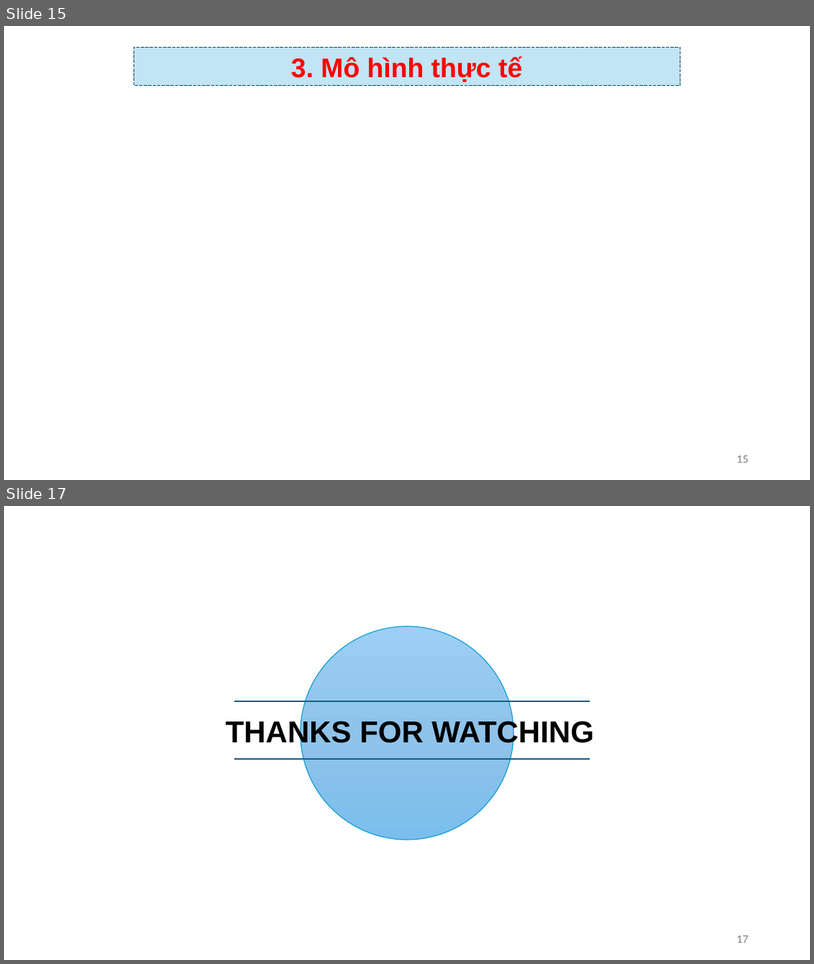
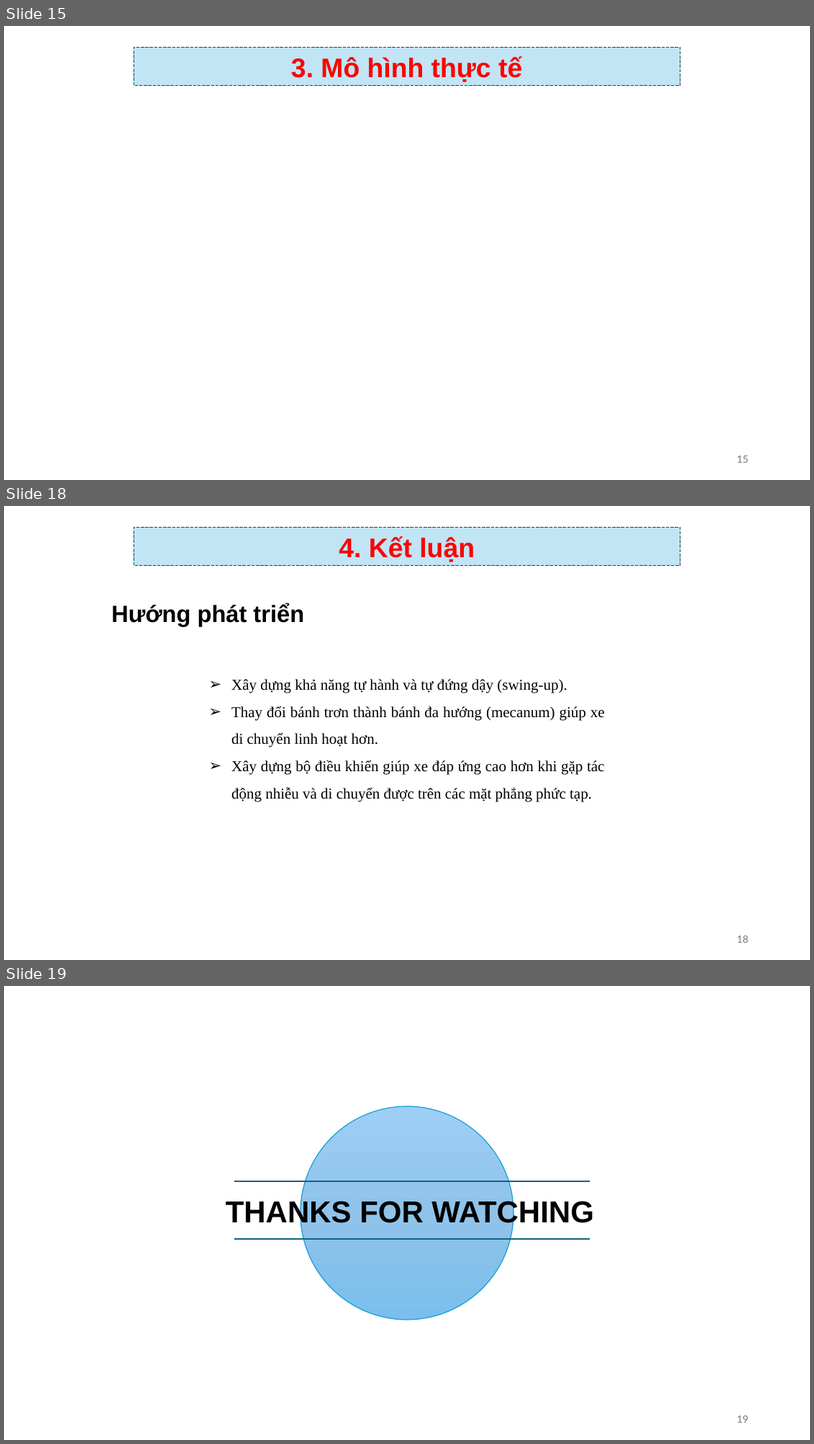
Before and after one commit to TIENPHAT2003/STM32, a slide deck: BaoCaoDADKTD.pptx. Shown one above the other, each under a label of ours: slides 15 and 17 before the commit, slides 15, 18 and 19 after it; the slides between them are not shown. The pictures are 814x964 and 814x1444 pixels, drawn with LibreOffice and Linux fonts; fonts in the diff are those of the drawing; background and template pictures are left out. Boxes give left, top, right and bottom in pixels: in the first picture for what was removed or moved away, otherwise in the second. Text is boxed around its words. In the diff, an @@ line names an element or a change of style, - is before the commit and + after.

Commit message:
Thêm Kết luận

```diff
--- a/BaoCaoDADKTD.pptx
+++ b/BaoCaoDADKTD.pptx
@@ slide 18 added at [4, 506, 810, 960], background #FFFFFF @@
@@ rectangle added at [134, 527, 680, 566], fill #C1E5F5, outline #104862 0.75 pt dashed, 32 pt, text #FF0000, bold @@
+4. Kết luận
@@ text added at [111, 603, 304, 626], 28 pt, text #000000, bold @@
+Hướng phát triển
@@ text added at [232, 679, 605, 802], 18 pt, text #000000 @@
+➢ Xây dựng khả năng tự hành và tự đứng dậy (swing-up).
+➢ Thay đổi bánh trơn thành bánh đa hướng (mecanum) giúp xe di chuyển linh hoạt hơn.
+➢ Xây dựng bộ điều khiển giúp xe đáp ứng cao hơn khi gặp tác động nhiễu và di chuyển được trên các mặt phẳng phức tạp.
@@ page number added at [737, 935, 748, 942], 12 pt, text #797979 @@
+18
@@ what was slide 17 is now slide 19 @@
@@ page number at [737, 1415, 748, 1422]: text changed @@
-17
+19
```
Also in this commit, not shown: 2 other slides added, 1 slide removed, 1 other file.
